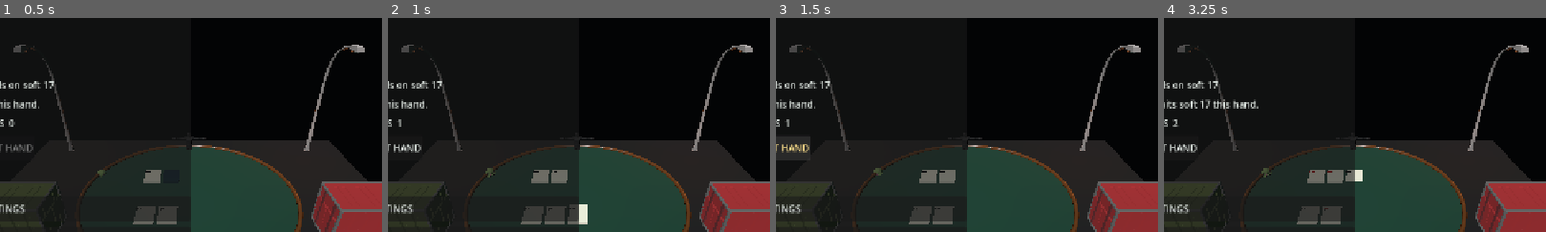
Above: before the commit, frames 1-4 (left to right).
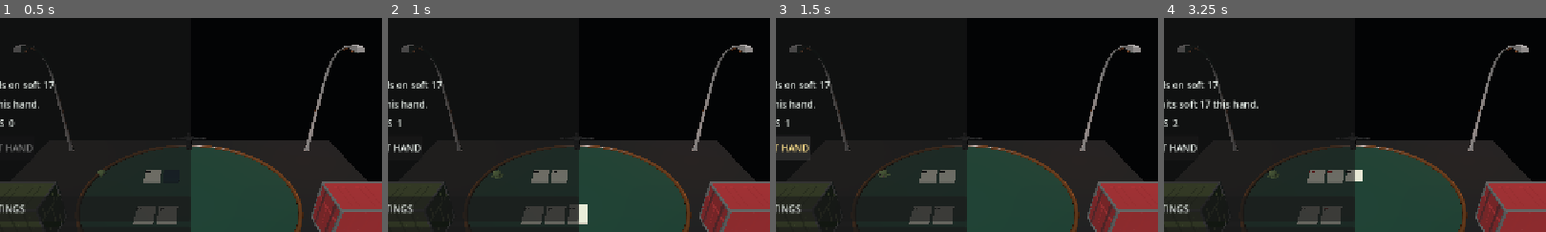
Above: after the commit, the same moments.

Repository: kage049754/Cgame
Game: Godot game, scene res://scenes/main.tscn
Same seed, same stepped clock (60 frames per second), same inputs: the game is played once before the commit and once after it.
Inputs:
- Up to frame 1 (0.5 s): no input
- Up to frame 2 (1 s): click "HIT" at 0.5 s
- Up to frame 3 (1.5 s): click "NEXT HAND" at 1.25 s
- Up to frame 4 (3.25 s): click "NEXT HAND" at 2 s; click "STAND" at 2.75 s
The pictures show only the part of the screen within x 25-75%, y 11-61%; the shares and areas given below are measured in that part.

Frame 1 is identical in both runs. In frame 2, 0.1% of the frame differs, in the area x 25-30%, y 70-75%; in frame 3, 0.1%; in frame 4, 0.1%.

Commit message:
Make the zombie stalk the player based on hand outcomes

Diff:
--- a/scripts/zombie_enemy.gd
+++ b/scripts/zombie_enemy.gd
@@ -3,8 +3,17 @@
 const ZOMBIE_MODEL = preload("res://assets/enemies/quaternius_zombie_basic.gltf")
 
 var animation_player: AnimationPlayer
+var threat_level := 0
+var rest_position := Vector3.ZERO
+var target_position := Vector3.ZERO
+var movement_tween: Tween
+
+const MAX_THREAT_LEVEL := 3
+const THREAT_STEP := Vector3(0.42, 0.0, 0.22)
 
 func _ready() -> void:
+	rest_position = position
+	target_position = position
 	var model := ZOMBIE_MODEL.instantiate()
 	model.name = "QuaterniusZombieBasic"
 	add_child(model)
@@ -18,13 +27,34 @@
 func play_outcome(result: String, run_ending: String) -> void:
 	match result:
 		"win":
+			threat_level = maxi(0, threat_level - 1)
 			play_animation("Death" if run_ending == "victory" else "HitReact")
 		"lose":
+			threat_level = mini(MAX_THREAT_LEVEL, threat_level + 1)
 			play_animation("Punch")
 		"push":
+			threat_level = mini(MAX_THREAT_LEVEL, threat_level + 1)
 			play_animation("Idle_Attack")
 		_:
 			play_animation("Idle")
+	if run_ending == "victory":
+		threat_level = 0
+		target_position = rest_position + Vector3(0.0, 0.0, -1.25)
+	elif run_ending == "defeat":
+		target_position = rest_position + Vector3(1.4, 0.0, 0.7)
+	else:
+		target_position = position_for_threat(rest_position, threat_level)
+	_animate_approach(target_position)
+
+static func position_for_threat(origin: Vector3, level: int) -> Vector3:
+	return origin + THREAT_STEP * clampi(level, 0, MAX_THREAT_LEVEL)
+
+func _animate_approach(destination: Vector3) -> void:
+	if movement_tween != null and movement_tween.is_running():
+		movement_tween.kill()
+	movement_tween = create_tween()
+	movement_tween.set_trans(Tween.TRANS_SINE).set_ease(Tween.EASE_IN_OUT)
+	movement_tween.tween_property(self, "position", destination, 0.55)
 
 func play_animation(animation_name: String) -> void:
 	if animation_player == null:
--- a/tests/zombie_animation_test.gd
+++ b/tests/zombie_animation_test.gd
@@ -24,6 +24,10 @@
 		quit(1)
 		return
 	zombie.call("play_outcome", "win", "")
+	if int(zombie.get("threat_level")) != 0:
+		push_error("A player win should reduce zombie threat to zero.")
+		quit(1)
+		return
 	if player.current_animation != "HitReact":
 		push_error("Zombie HitReact animation did not start after a player win.")
 		quit(1)
@@ -33,15 +37,37 @@
 		push_error("Zombie Punch animation did not start after a player loss.")
 		quit(1)
 		return
+	if int(zombie.get("threat_level")) != 1:
+		push_error("A player loss should increase zombie threat.")
+		quit(1)
+		return
+	var rest_position: Vector3 = zombie.get("rest_position")
+	var expected_approach: Vector3 = zombie.call("position_for_threat", rest_position, 1)
+	if zombie.get("target_position") != expected_approach:
+		push_error("Zombie should approach the table after a player loss.")
+		quit(1)
+		return
 	zombie.call("play_outcome", "push", "")
 	if player.current_animation != "Idle_Attack":
 		push_error("Zombie Idle_Attack animation did not start after a push.")
 		quit(1)
 		return
+	if int(zombie.get("threat_level")) != 2:
+		push_error("A push should keep the zombie advancing toward the player.")
+		quit(1)
+		return
 	zombie.call("play_outcome", "win", "victory")
+	if int(zombie.get("threat_level")) != 0:
+		push_error("Escaping should reset the zombie threat level.")
+		quit(1)
+		return
+	if zombie.get("target_position") != rest_position + Vector3(0.0, 0.0, -1.25):
+		push_error("Escaping should make the zombie retreat from the table.")
+		quit(1)
+		return
 	if player.current_animation != "Death":
 		push_error("Zombie Death animation did not start after run victory.")
 		quit(1)
 		return
-	print("Quaternius Zombie Basic Idle and Idle_Attack animations passed.")
+	print("Quaternius Zombie Basic animations and threat movement tests passed.")
 	quit()
